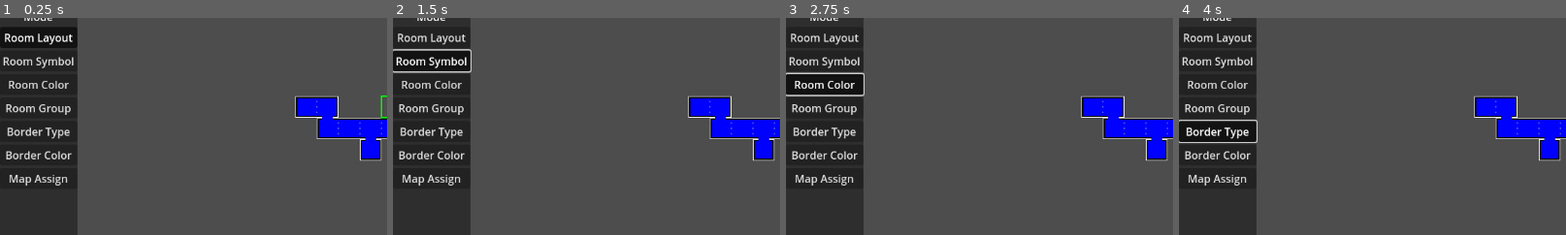
Above: before the commit, frames 1-4 (left to right).
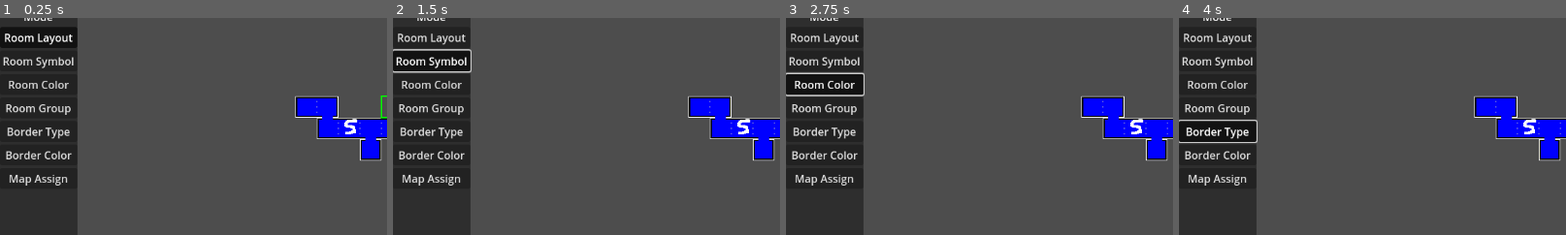
Above: after the commit, the same moments.

Repository: KoBeWi/Metroidvania-System
Game: Godot game, scene res://MetroidvaniaSystem/MapEditor/MapEditor.tscn
Same seed, same stepped clock (60 frames per second), same inputs: the game is played once before the commit and once after it.
Inputs:
- Up to frame 1 (0.25 s): no input
- Up to frame 2 (1.5 s): click "Room Layout" at 0.5 s; click "Room Symbol" at 1.25 s
- Up to frame 3 (2.75 s): click "Room Color" at 2 s
- Up to frame 4 (4 s): click "Room Group" at 2.75 s; click "Border Type" at 3.5 s
The pictures show only the part of the screen within x 0-50%, y 31-81%; the shares and areas given below are measured in that part.

The runs differ from the first frame. In frame 1, 0.2% of the frame differs, in the area x 88-93%, y 46-55%; in frame 2, 0.2%; in frame 3, 0.2%; in frame 4, 0.2%.
Error before the commit: Trying to assign an array of type "Array" to a variable of type "Array[Vector3i]". (res://MetroidvaniaSystem/System/MapData.gd:62)
Error after the commit: Trying to assign an array of type "Array" to a variable of type "Array[Vector3i]". (res://MetroidvaniaSystem/System/MapData.gd:83)

Commit message:
Refactor data loading and saving

Diff:
--- a/MetroidvaniaSystem/System/MapData.gd
+++ b/MetroidvaniaSystem/System/MapData.gd
@@ -1,12 +1,38 @@
 enum { R, D, L, U }
-const FWD = {R: Vector2i.RIGHT, D: Vector2i.DOWN, L: Vector2i.LEFT, U: Vector2i.UP}
+const FWD = { R: Vector2i.RIGHT, D: Vector2i.DOWN, L: Vector2i.LEFT, U: Vector2i.UP }
 
 class RoomData:
 	var borders: Array[int] = [-1, -1, -1, -1]
 	var symbol := -1
 	var assigned_map: String
 
-var NULL_ROOM := RoomData.new()
+	var loading
+
+	func _init(line: String) -> void:
+		if line.is_empty():
+			return
+		loading = [line, -1]
+
+		var chunk := load_next_chunk()
+		for i in 4:
+			borders[i] = chunk.get_slice(",", i).to_int()
+
+		chunk = load_next_chunk()
+		symbol = chunk.to_int()
+
+		assigned_map = load_next_chunk()
+		loading = null
+
+	func get_string() -> String:
+		var data: PackedStringArray
+		data.append("%s,%s,%s,%s" % borders)
+		data.append(str(symbol))
+		data.append(assigned_map.trim_prefix(MetSys.map_root_folder).trim_prefix("/"))
+		return "|".join(data)
+
+	func load_next_chunk() -> String:
+		loading[1] += 1
+		return loading[0].get_slice("|", loading[1])
 
 var rooms: Dictionary#[Vector3i, RoomData]
 var assigned_maps: Dictionary#[String, Array[Vector3i]]
@@ -33,14 +59,9 @@
 			i += 1
 			line = data[i]
 
-			var room_data := RoomData.new()
-			for j in 4:
-				room_data.borders[j] = line.get_slice(",", j).to_int()
-
-			var assigned_map := line.get_slice("|", 1)
-			if not assigned_map.is_empty():
-				assigned_maps[assigned_map] = [coords]
-				room_data.assigned_map = assigned_map
+			var room_data := RoomData.new(line)
+			if not room_data.assigned_map.is_empty():
+				assigned_maps[room_data.assigned_map] = [coords]
 
 			rooms[coords] = room_data
 		elif is_in_groups:
@@ -80,15 +101,13 @@
 		file.store_line("[%s,%s,%s]" % [coords.x, coords.y, coords.z])
 
 		var room_data := get_room_at(coords)
-		file.store_line("%s,%s,%s,%s|%s" % [
-			room_data.borders[0], room_data.borders[1], room_data.borders[2], room_data.borders[3],
-			room_data.assigned_map.trim_prefix(MetSys.map_root_folder).trim_prefix("/")])
+		file.store_line(room_data.get_string())
 
 func get_room_at(coords: Vector3i) -> RoomData:
 	return rooms.get(coords)
 
 func create_room_at(coords: Vector3i) -> RoomData:
-	rooms[coords] = RoomData.new()
+	rooms[coords] = RoomData.new("")
 	return rooms[coords]
 
 func get_whole_room(at: Vector3i) -> Array[Vector3i]:
--- a/SampleProject/Game.tscn
+++ b/SampleProject/Game.tscn
@@ -160,6 +160,7 @@
 
 [node name="ColorRect" type="ColorRect" parent="UI/Minimap"]
 modulate = Color(1, 1, 1, 0.752941)
+layout_mode = 0
 offset_left = 32.0
 offset_top = 32.0
 offset_right = 64.0
Not shown, changed: SampleProject/Maps/MapData.txt
